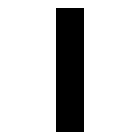
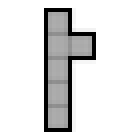
Layers edited between the first and the second 140 × 140 image:
removed layer "Layer 1" over (56, 8, 84, 132)
added layer "3" above "2" over (44, 8, 96, 132)
